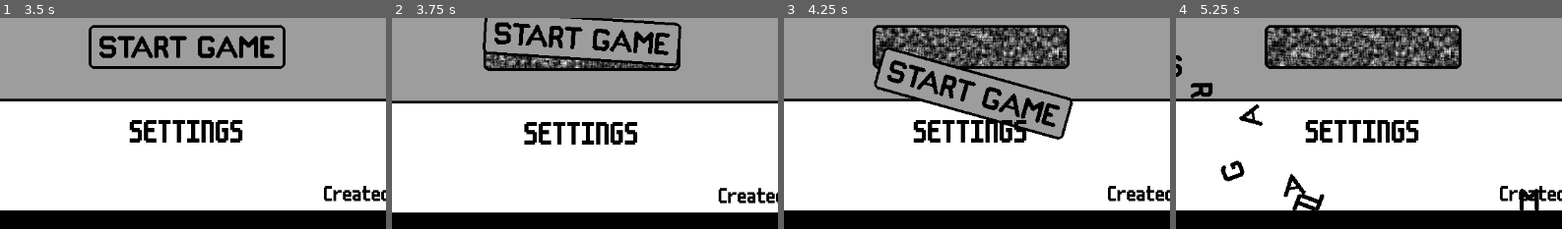
Above: before the commit, frames 1-4 (left to right).
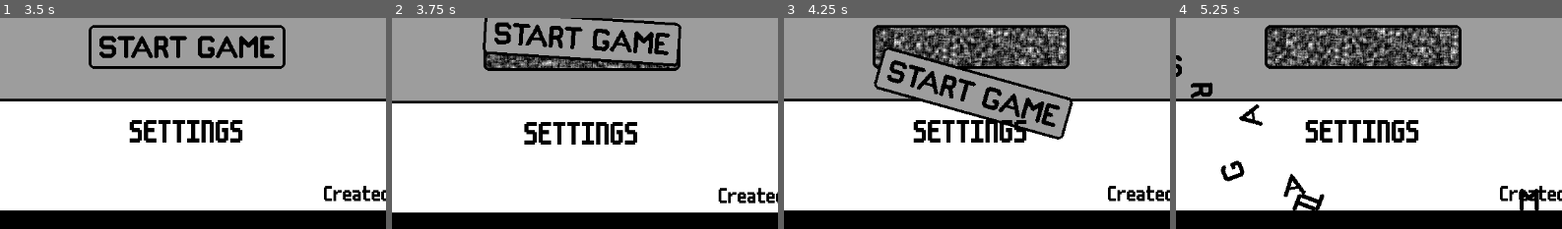
Above: after the commit, the same moments.

Repository: conor-wilson/secret-sapphire
Game: Godot game, scene res://scenes/main.tscn
The game is run twice, just before and just after one commit, with the same random seed, the same clock (stepped at 60 frames per second) and the same inputs.
Inputs (mouse positions are % of the whole screen's width and height, from its top left):
- Up to frame 1 (3.5 s): tap Enter at 0.5 s; move the mouse to (49, 38) at 0.52 s; click (49, 38) at 0.6 s; click "SETTINGS" at 1.25 s; click "BACK" at 2 s; tap Space at 2.75 s; move the mouse to (49, 38) at 2.77 s; click (49, 38) at 2.85 s
- Up to frame 2 (3.75 s): tap Enter at 3.5 s; move the mouse to (49, 56) at 3.52 s; click (49, 56) at 3.6 s
- Up to frame 3 (4.25 s): no input
- Up to frame 4 (5.25 s): move the mouse to (6, 11) at 4.27 s; click (6, 11) at 4.35 s; move the mouse to (92, 11) at 5.02 s; click (92, 11) at 5.1 s
The pictures show only the part of the screen within x 25-75%, y 49-99%; the shares and areas given below are measured in that part.

Frame 1 is identical in both runs. In frame 2, 1.2% of the frame differs, in the area x 24-74%, y 17-24%; in frame 3, 5.4%; in frame 4, 6.0%, in the area x 23-74%, y 4-23%.

Commit message:
Added input cache to main scene

Diff:
--- a/let-me-play/project.godot
+++ b/let-me-play/project.godot
@@ -41,6 +41,26 @@
 "events": [Object(InputEventKey,"resource_local_to_scene":false,"resource_name":"","device":-1,"window_id":0,"alt_press …(191 unchanged characters)…
 ]
 }
+up={
+"deadzone": 0.5,
+"events": [Object(InputEventKey,"resource_local_to_scene":false,"resource_name":"","device":-1,"window_id":0,"alt_pressed":false,"shift_pressed":false,"ctrl_pressed":false,"meta_pressed":false,"pressed":false,"keycode":0,"physical_keycode":4194320,"key_label":0,"unicode":0,"location":0,"echo":false,"script":null)
+]
+}
+down={
+"deadzone": 0.5,
+"events": [Object(InputEventKey,"resource_local_to_scene":false,"resource_name":"","device":-1,"window_id":0,"alt_pressed":false,"shift_pressed":false,"ctrl_pressed":false,"meta_pressed":false,"pressed":false,"keycode":0,"physical_keycode":4194322,"key_label":0,"unicode":0,"location":0,"echo":false,"script":null)
+]
+}
+left={
+"deadzone": 0.5,
+"events": [Object(InputEventKey,"resource_local_to_scene":false,"resource_name":"","device":-1,"window_id":0,"alt_pressed":false,"shift_pressed":false,"ctrl_pressed":false,"meta_pressed":false,"pressed":false,"keycode":0,"physical_keycode":4194319,"key_label":0,"unicode":0,"location":0,"echo":false,"script":null)
+]
+}
+right={
+"deadzone": 0.5,
+"events": [Object(InputEventKey,"resource_local_to_scene":false,"resource_name":"","device":-1,"window_id":0,"alt_pressed":false,"shift_pressed":false,"ctrl_pressed":false,"meta_pressed":false,"pressed":false,"keycode":0,"physical_keycode":4194321,"key_label":0,"unicode":0,"location":0,"echo":false,"script":null)
+]
+}
 
 [layer_names]
 
--- a/let-me-play/scenes/main.gd
+++ b/let-me-play/scenes/main.gd
@@ -2,6 +2,9 @@
 
 var screen_shake_strength:float = 0.0
 var screen_shake_fade:float     = 5.0
+
+var input_cache : Array[String] = []
+var cache_length:int = 6
 
 func _ready() -> void:
 	$Cameras/MainMenuCamera.make_current()
@@ -67,9 +70,13 @@
 	DialogueManager.new_dialogue_sequence($DialogueMarkers/WhatWasThat1.position, lines)
 	DialogueManager.new_dialogue_sequence($DialogueMarkers/WhatWasThat2.position, lines)
 #
-## TODO: This is purely for debugging. This function should be removed once it's
-## no-longer needed.
-#func _input(event: InputEvent) -> void:
+func _input(event: InputEvent) -> void:
+	if event.is_action_type() && event.is_pressed():
+		if input_cache.size() >= cache_length:
+			input_cache.pop_front()
+		input_cache.append(event.as_text())
+		print(input_cache)
+
 	#if event.is_action_pressed("debugbutton"):
 		#DialogueManager.stop_all_dialogue()
 		#CursorManager.set_mouse_cursor(CursorManager.WRENCH)
